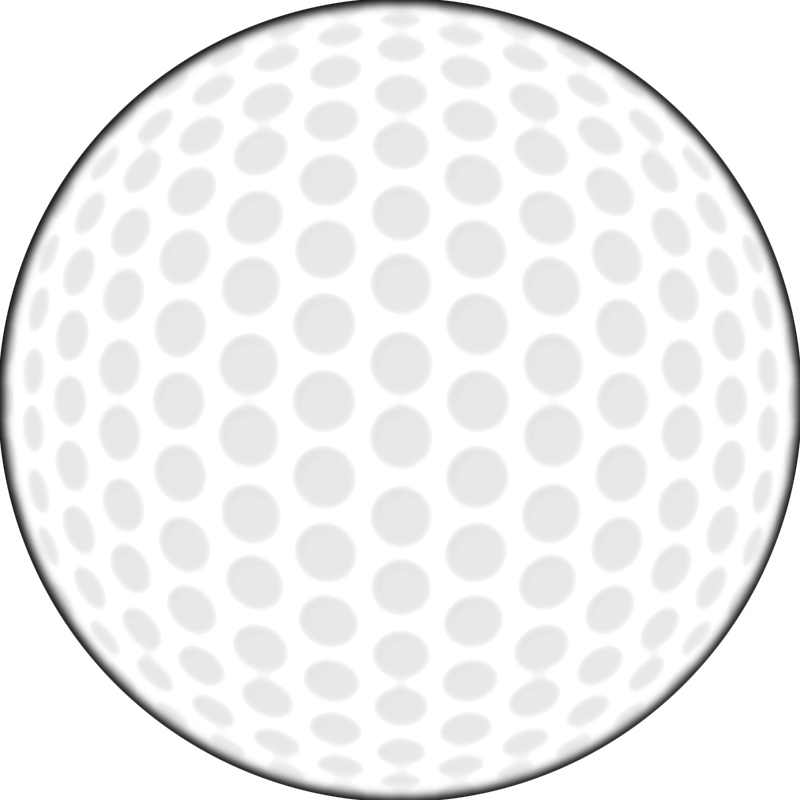
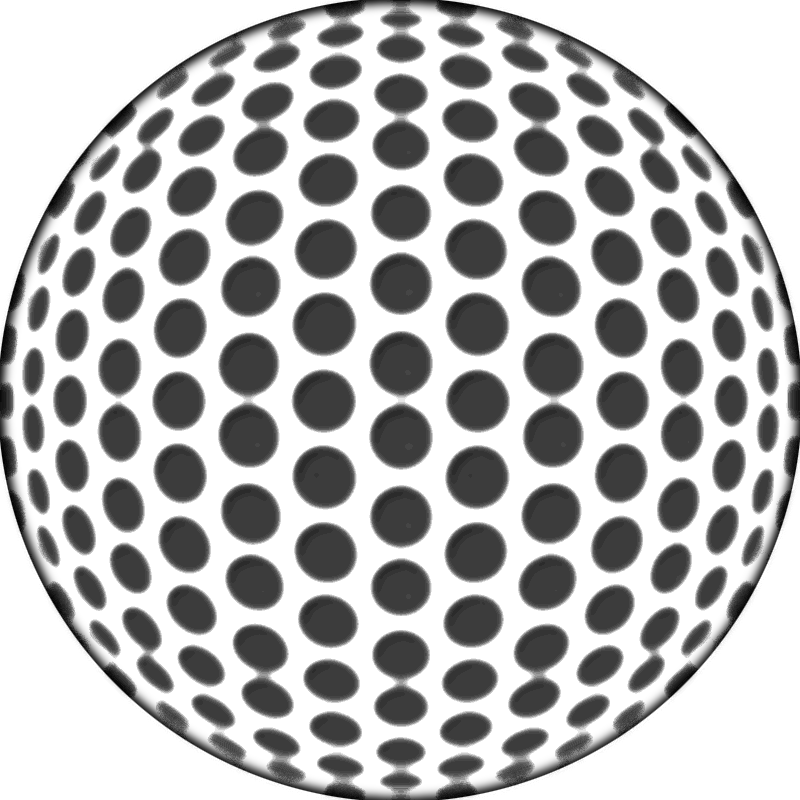
Layers edited between the first and the second (800, 800) image:
painted on "Layer 7" over <box>0,0,800,800</box>
